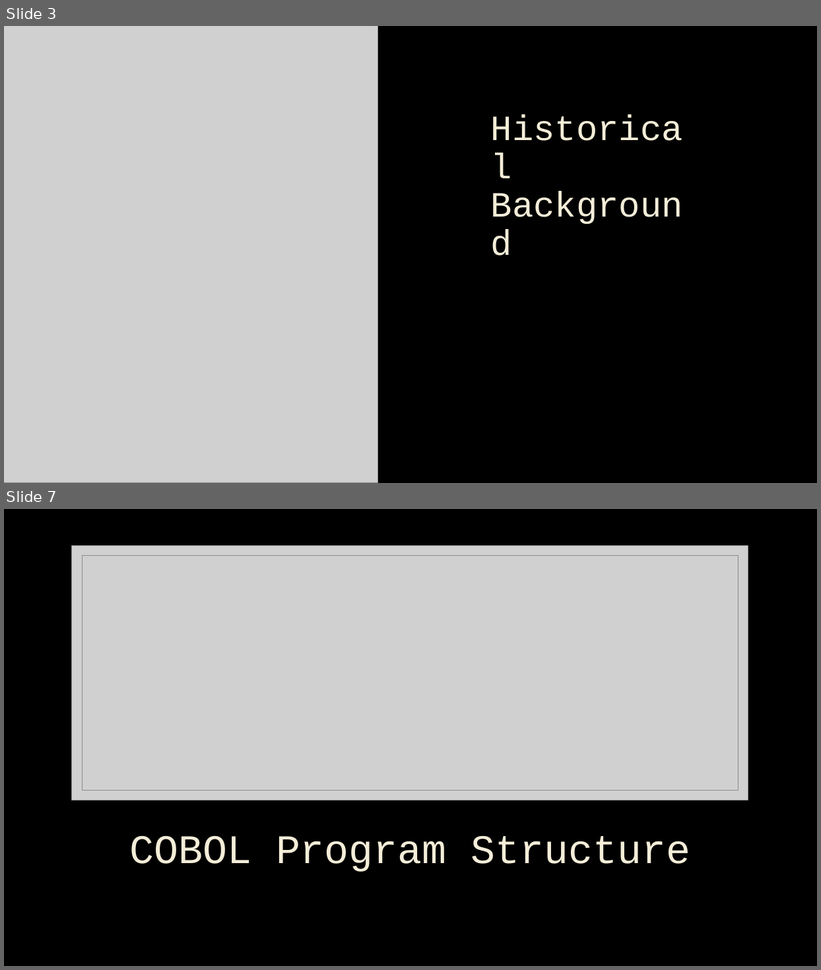
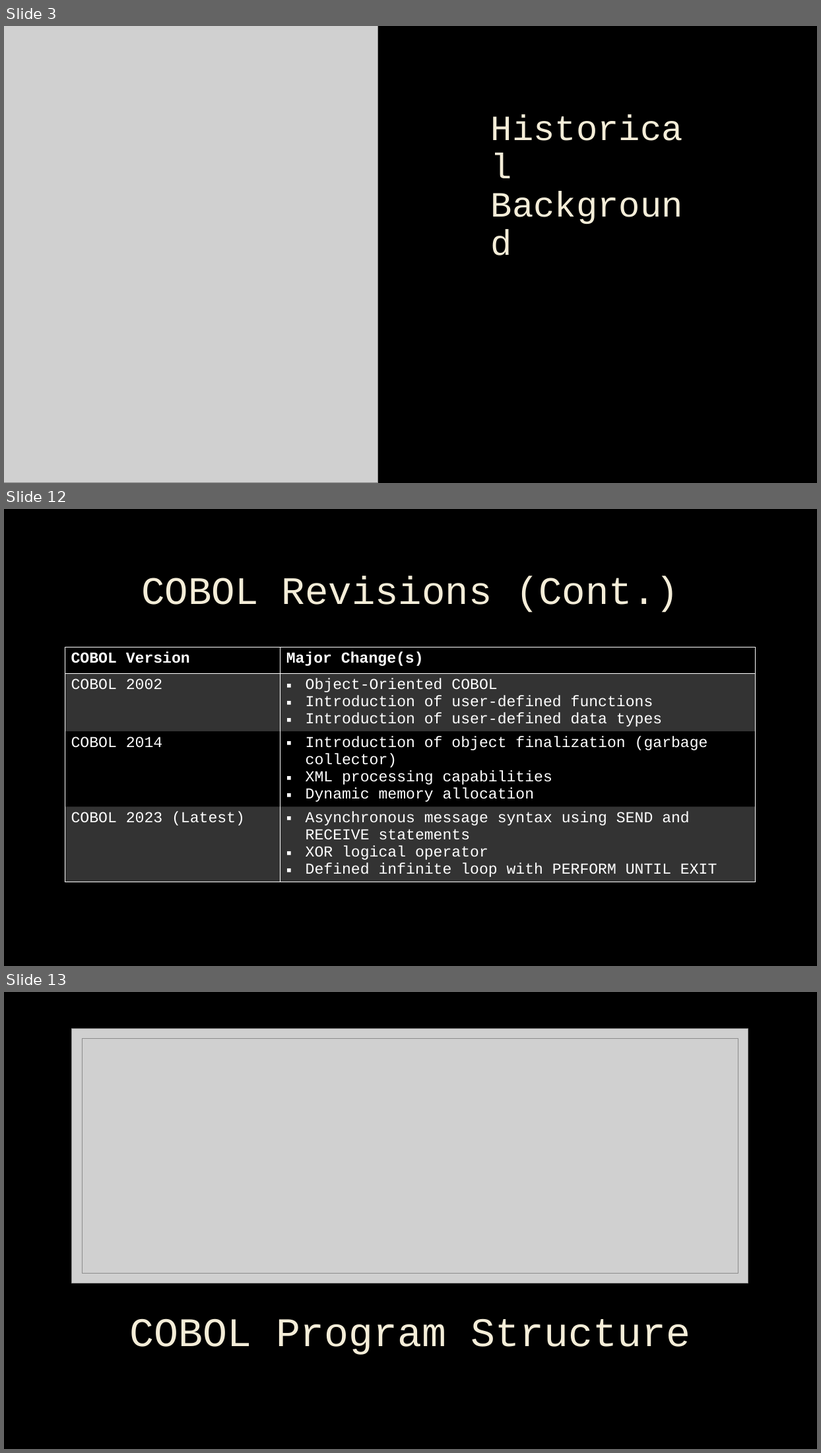
Before and after one commit to n1zuu/cobol-stack-demo, a slide deck: cobol/cobol.pptx. Shown one above the other, each under a label of ours: slides 3 and 7 before the commit, slides 3, 12 and 13 after it; the slides between them are not shown. The pictures are 821x970 and 821x1453 pixels, drawn with LibreOffice and Linux fonts; fonts in the diff are those of the drawing; grey boxes stand for pictures; background and template pictures are left out. Boxes give left, top, right and bottom in pixels: in the first picture for what was removed or moved away, otherwise in the second. Text is boxed around its words. In the diff, an @@ line names an element or a change of style, - is before the commit and + after.

```diff
--- a/cobol/cobol.pptx
+++ b/cobol/cobol.pptx
@@ slide 12 added at (4, 509, 817, 966), background picture (left out) @@
@@ title added at (141, 576, 679, 613), 46 pt, text #F4EDD8 @@
+COBOL Revisions (Cont.)
@@ table added at (65, 648, 756, 893), 4 rows, 2 columns @@
+COBOL Version | Major Change(s)
+COBOL 2002 | Object-Oriented COBOL / Introduction of user-defined functions / Introduction of user-defined data types
+COBOL 2014 | Introduction of object finalization (garbage collector) / XML processing capabilities / Dynamic memory allocation
+COBOL 2023 (Latest) | Asynchronous message syntax using SEND and RECEIVE statements / XOR logical operator / Defined infinite loop with PERFORM UNTIL EXIT
@@ what was slide 7 is now slide 13 @@
```
Also in this commit, not shown: 10 slides changed, 19 other slides added.
